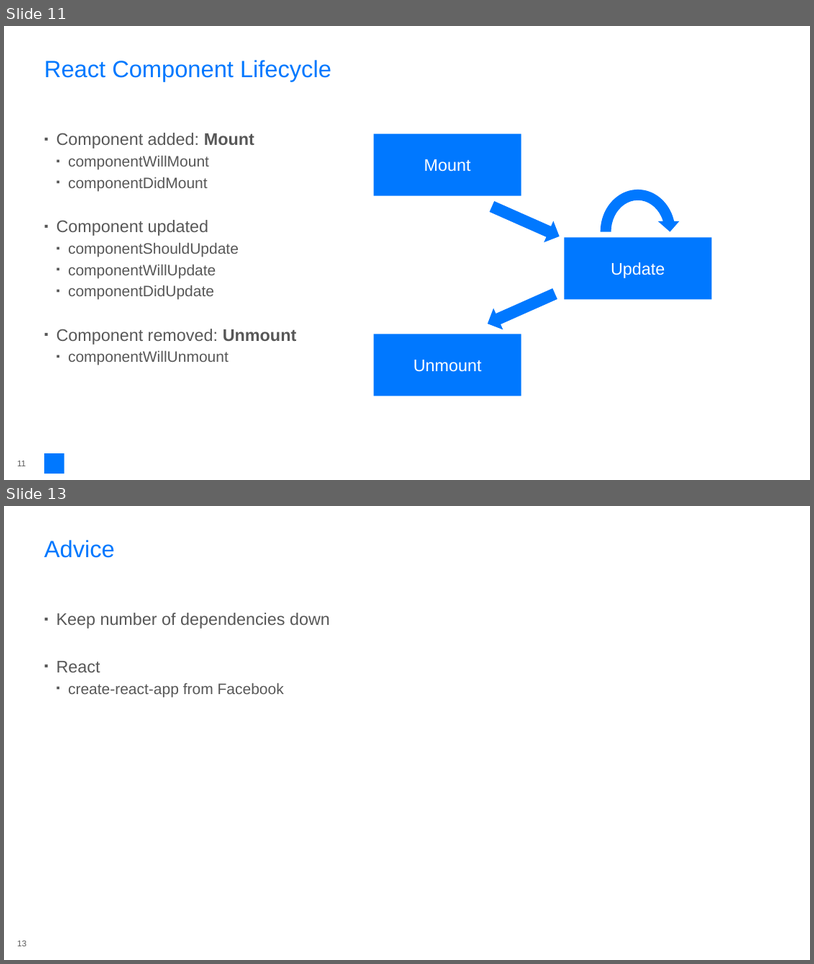
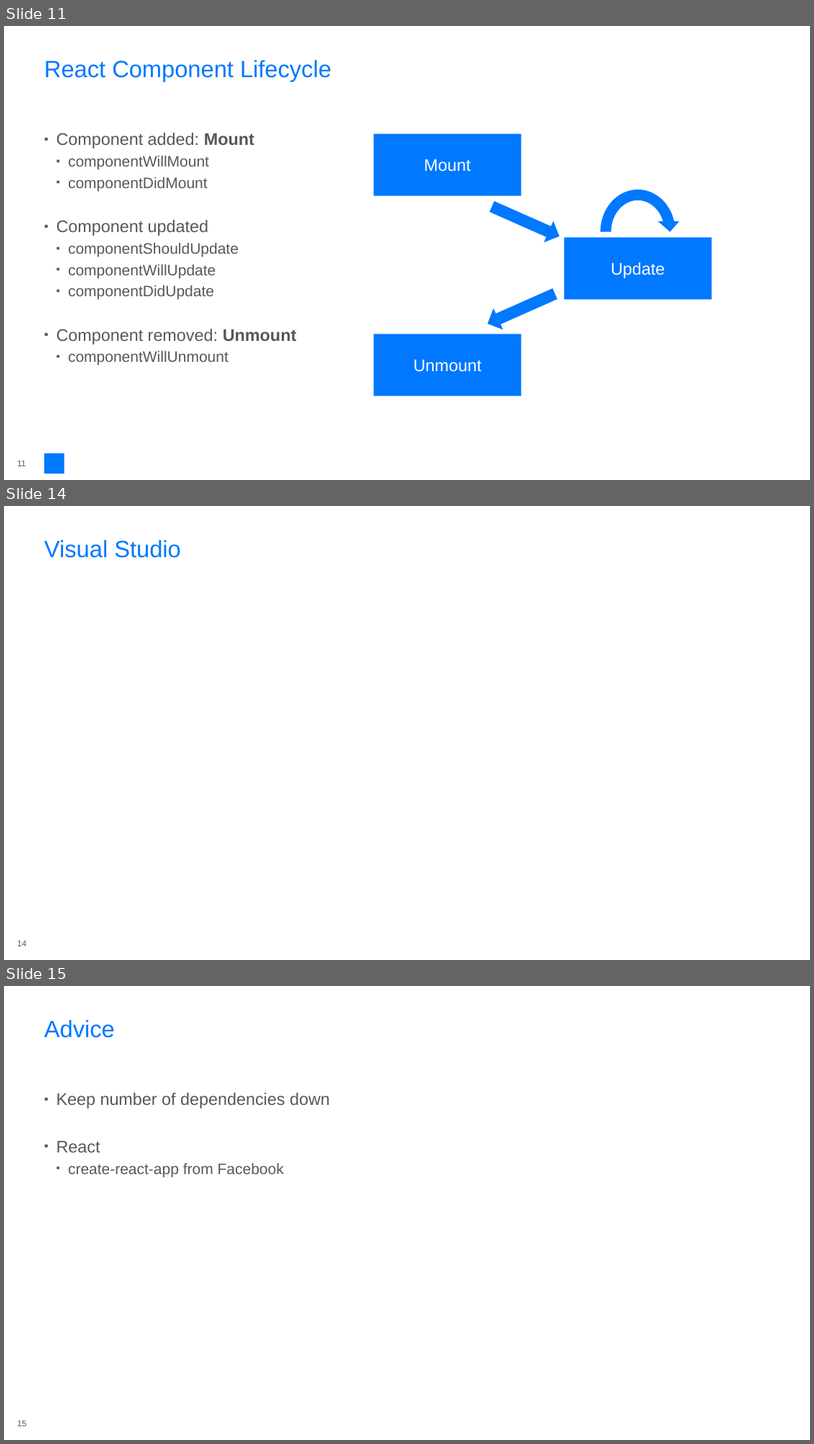
Before and after one commit to rasmuskl/react-webpack-typescript, a slide deck: _notes/Presentation.pptx. Shown one above the other, each under a label of ours: slides 11 and 13 before the commit, slides 11, 14 and 15 after it; the slides between them are not shown. The pictures are 814x964 and 814x1444 pixels, drawn with LibreOffice and Linux fonts; fonts in the diff are those of the drawing; background and template pictures are left out. Boxes give left, top, right and bottom in pixels: in the first picture for what was removed or moved away, otherwise in the second. Text is boxed around its words. In the diff, an @@ line names an element or a change of style, - is before the commit and + after.

```diff
--- a/_notes/Presentation.pptx
+++ b/_notes/Presentation.pptx
@@ slide 14 added at [4,506,810,960], background #FFFFFF @@
@@ title added at [44,540,181,558], 28 pt, text #0078FF @@
+Visual Studio
@@ page number added at [17,940,26,946], 10 pt, text #575757 @@
+14
@@ what was slide 13 is now slide 15 @@
@@ page number at [17,1420,26,1426]: text changed @@
-13
+15
```
Also in this commit, not shown: 1 slide changed, 2 other slides added, 10 other files.
